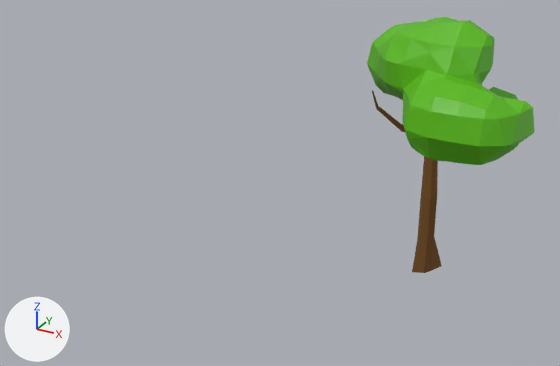
A saved change to the FBX model Assets/Models/good tree.fbx.
Both versions are drawn from a camera (50 mm lens) standing at (23.5, -26.2, 24.2) and looking at (5.2, 7.2, 7.5). The axes (+X, +Y, +Z) are drawn at lower left. The lights are the same throughout. Where no turn or scale is listed for an object, it has been applied to the vertices.

Objects in the first picture: 'leaves', 'tree'.
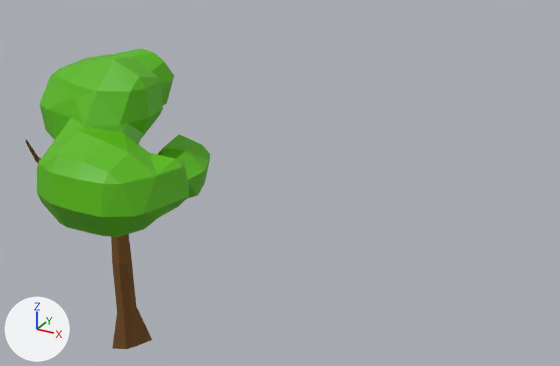
The change, as a diff of the scene's bpy script:
```diff
--- a/Assets/Models/good tree.fbx.py
+++ b/Assets/Models/good tree.fbx.py
@@ me_cylinder_001 @@
 # used by ob_tree; location = (11.0, 15.0, 0.0)
-me_cylinder_001.from_pydata(...)  # 247 vertices, 243 faces; spans x -3.95..4.9, y -4.7..4.9, z 0.0..14.59
+me_cylinder_001.from_pydata(...)  # 469 vertices, 683 faces; spans x -5.24..5.85, y -5.41..5.76, z 0.0..15.58
+# me_cylinder_001 part 1: a new loose piece of 222 vertices spanning x -5.24..5.85, y -5.41..5.76, z 8.59..15.58, in mat_material (green #59ba00)
 me_cylinder_001.materials.append(mat_material_001)
+me_cylinder_001.materials.append(mat_material)  # green #59ba00
@@ ob_tree @@
 ob_tree = bpy.data.objects.new('tree', me_cylinder_001)
-ob_tree.location = (11.0, 15.0, 0.0)
+ob_tree.location = (0.0, 0.0, 0.0)
@@ ob_leaves @@
-ob_leaves = bpy.data.objects.new('leaves', me_mesh)
-ob_leaves.location = (9.01, 13.64, 9.91)
```

Changed parts and their boxes [x1, y1, x2, y2] in the pictures (560 x 366 px):
'tree', reshaped, moved: before [372, 90, 442, 273]; after [25, 49, 210, 349]
'leaves', deleted (green): before [367, 17, 534, 165]
part 1 of me_cylinder_001, added (green): after [37, 49, 210, 237]
